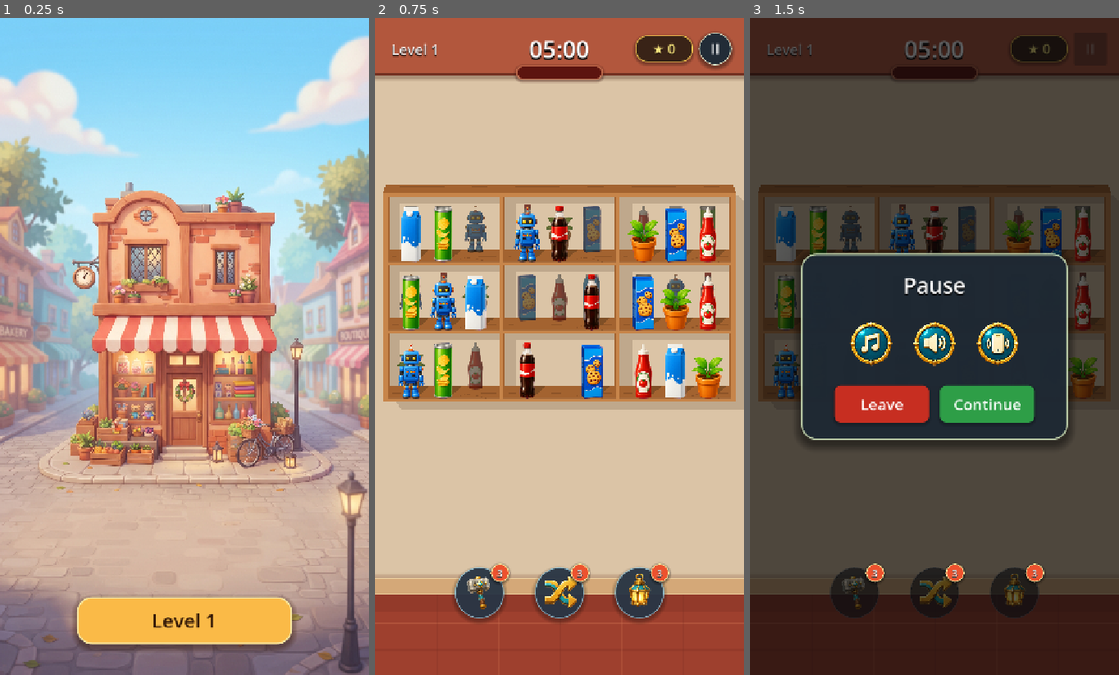
Above: before the commit, frames 1-3 (left to right).
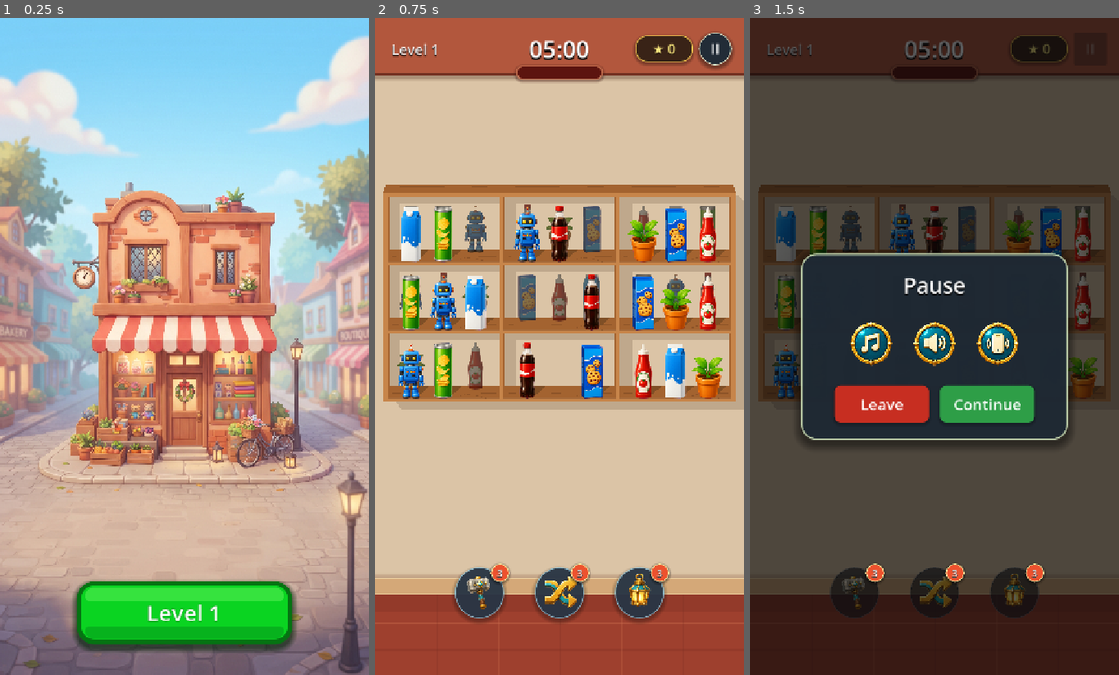
Above: after the commit, the same moments.

Repository: vladeque/sorting-puzzle
Game: Godot game, scene res://scenes/main_menu.tscn
The game is run twice, just before and just after one commit, with the same random seed, the same clock (stepped at 60 frames per second) and the same inputs.
Inputs:
- Up to frame 1 (0.25 s): no input
- Up to frame 2 (0.75 s): click "Level 1" at 0.5 s
- Up to frame 3 (1.5 s): click "II" at 1.25 s

The runs differ from the first frame. In frame 1, 6.3% of the frame differs, in the area x 19-81%, y 85-97%; in frame 2, nothing differs; in frame 3, nothing differs.

Commit message:
Restyle production level button

Diff:
--- a/scenes/main_menu.tscn
+++ b/scenes/main_menu.tscn
@@ -1,64 +1,84 @@
-[gd_scene load_steps=7 format=3]
+[gd_scene load_steps=9 format=3]
 
 [ext_resource type="Texture2D" uid="uid://dwm7nk7sd3tou" path="res://assets/backgrounds/main_menu.jpeg" id="1_background"]
 [ext_resource type="Script" path="res://scripts/production_main_menu.gd" id="2_menu_script"]
 
 [sub_resource type="StyleBoxFlat" id="StyleBoxFlat_level_button_normal"]
-bg_color = Color(0.98, 0.73, 0.28, 1)
-border_width_left = 3
-border_width_top = 3
-border_width_right = 3
-border_width_bottom = 3
-border_color = Color(1, 0.94, 0.65, 0.95)
-corner_radius_top_left = 28
-corner_radius_top_right = 28
-corner_radius_bottom_right = 28
-corner_radius_bottom_left = 28
-shadow_color = Color(0.2, 0.08, 0.02, 0.42)
+bg_color = Color(0.04, 0.83, 0.13, 1)
+border_width_left = 8
+border_width_top = 8
+border_width_right = 8
+border_width_bottom = 10
+border_color = Color(0.02, 0.45, 0.07, 1)
+corner_radius_top_left = 32
+corner_radius_top_right = 32
+corner_radius_bottom_right = 32
+corner_radius_bottom_left = 32
+shadow_color = Color(0, 0.12, 0.02, 0.58)
 shadow_size = 12
-shadow_offset = Vector2(0, 6)
+shadow_offset = Vector2(0, 7)
+anti_aliasing_size = 1.0
 
 [sub_resource type="StyleBoxFlat" id="StyleBoxFlat_level_button_pressed"]
-bg_color = Color(0.82, 0.48, 0.15, 1)
-border_width_left = 3
-border_width_top = 3
-border_width_right = 3
-border_width_bottom = 3
-border_color = Color(1, 0.88, 0.48, 1)
-corner_radius_top_left = 28
-corner_radius_top_right = 28
-corner_radius_bottom_right = 28
-corner_radius_bottom_left = 28
-shadow_color = Color(0.16, 0.05, 0.01, 0.32)
+bg_color = Color(0.02, 0.65, 0.1, 1)
+border_width_left = 8
+border_width_top = 8
+border_width_right = 8
+border_width_bottom = 10
+border_color = Color(0.01, 0.32, 0.05, 1)
+corner_radius_top_left = 32
+corner_radius_top_right = 32
+corner_radius_bottom_right = 32
+corner_radius_bottom_left = 32
+shadow_color = Color(0, 0.08, 0.01, 0.48)
 shadow_size = 8
 shadow_offset = Vector2(0, 4)
+anti_aliasing_size = 1.0
 
 [sub_resource type="StyleBoxFlat" id="StyleBoxFlat_level_button_hover"]
-bg_color = Color(1, 0.8, 0.35, 1)
-border_width_left = 3
-border_width_top = 3
-border_width_right = 3
-border_width_bottom = 3
-border_color = Color(1, 0.96, 0.72, 1)
-corner_radius_top_left = 28
-corner_radius_top_right = 28
-corner_radius_bottom_right = 28
-corner_radius_bottom_left = 28
-shadow_color = Color(0.2, 0.08, 0.02, 0.42)
+bg_color = Color(0.1, 0.92, 0.17, 1)
+border_width_left = 8
+border_width_top = 8
+border_width_right = 8
+border_width_bottom = 10
+border_color = Color(0.03, 0.52, 0.08, 1)
+corner_radius_top_left = 32
+corner_radius_top_right = 32
+corner_radius_bottom_right = 32
+corner_radius_bottom_left = 32
+shadow_color = Color(0, 0.12, 0.02, 0.58)
 shadow_size = 12
-shadow_offset = Vector2(0, 6)
+shadow_offset = Vector2(0, 7)
+anti_aliasing_size = 1.0
 
 [sub_resource type="StyleBoxFlat" id="StyleBoxFlat_level_button_disabled"]
-bg_color = Color(0.34, 0.34, 0.34, 0.8)
-border_width_left = 3
-border_width_top = 3
-border_width_right = 3
-border_width_bottom = 3
-border_color = Color(0.8, 0.8, 0.8, 0.45)
-corner_radius_top_left = 28
-corner_radius_top_right = 28
-corner_radius_bottom_right = 28
-corner_radius_bottom_left = 28
+bg_color = Color(0.22, 0.46, 0.24, 0.8)
+border_width_left = 8
+border_width_top = 8
+border_width_right = 8
+border_width_bottom = 10
+border_color = Color(0.12, 0.26, 0.13, 0.82)
+corner_radius_top_left = 32
+corner_radius_top_right = 32
+corner_radius_bottom_right = 32
+corner_radius_bottom_left = 32
+anti_aliasing_size = 1.0
+
+[sub_resource type="StyleBoxFlat" id="StyleBoxFlat_level_button_gloss"]
+bg_color = Color(0.55, 1, 0.46, 0.34)
+corner_radius_top_left = 22
+corner_radius_top_right = 22
+corner_radius_bottom_right = 14
+corner_radius_bottom_left = 14
+anti_aliasing_size = 1.0
+
+[sub_resource type="StyleBoxFlat" id="StyleBoxFlat_level_button_bottom_shade"]
+bg_color = Color(0, 0.42, 0.08, 0.32)
+corner_radius_top_left = 12
+corner_radius_top_right = 12
+corner_radius_bottom_right = 24
+corner_radius_bottom_left = 24
+anti_aliasing_size = 1.0
 
 [node name="ProductionMainMenu" type="Control"]
 layout_mode = 3
@@ -89,7 +109,7 @@
 anchor_right = 1.0
 anchor_bottom = 1.0
 offset_left = 48.0
-offset_top = -160.0
+offset_top = -190.0
 offset_right = -48.0
 offset_bottom = -52.0
 grow_horizontal = 2
@@ -97,17 +117,49 @@
 
 [node name="LevelButton" type="Button" parent="BottomBar"]
 unique_name_in_owner = true
-custom_minimum_size = Vector2(420, 92)
+custom_minimum_size = Vector2(420, 122)
 layout_mode = 2
 size_flags_horizontal = 4
 size_flags_vertical = 4
-theme_override_colors/font_color = Color(0.18, 0.08, 0.02, 1)
-theme_override_colors/font_pressed_color = Color(0.12, 0.05, 0.01, 1)
-theme_override_colors/font_hover_color = Color(0.18, 0.08, 0.02, 1)
-theme_override_colors/font_disabled_color = Color(0.86, 0.86, 0.86, 0.7)
-theme_override_font_sizes/font_size = 38
+theme_override_colors/font_color = Color(1, 1, 1, 1)
+theme_override_colors/font_pressed_color = Color(0.92, 1, 0.9, 1)
+theme_override_colors/font_hover_color = Color(1, 1, 1, 1)
+theme_override_colors/font_disabled_color = Color(0.82, 0.92, 0.82, 0.72)
+theme_override_colors/font_outline_color = Color(0.03, 0.25, 0.04, 0.95)
+theme_override_colors/font_shadow_color = Color(0.01, 0.18, 0.03, 0.72)
+theme_override_constants/outline_size = 3
+theme_override_constants/shadow_offset_x = 0
+theme_override_constants/shadow_offset_y = 4
+theme_override_font_sizes/font_size = 44
 theme_override_styles/normal = SubResource("StyleBoxFlat_level_button_normal")
 theme_override_styles/hover = SubResource("StyleBoxFlat_level_button_hover")
 theme_override_styles/pressed = SubResource("StyleBoxFlat_level_button_pressed")
 theme_override_styles/disabled = SubResource("StyleBoxFlat_level_button_disabled")
 text = "Level 1"
+
+[node name="GlossHighlight" type="Panel" parent="BottomBar/LevelButton"]
+layout_mode = 1
+anchors_preset = 10
+anchor_right = 1.0
+offset_left = 16.0
+offset_top = 12.0
+offset_right = -16.0
+offset_bottom = 39.0
+grow_horizontal = 2
+mouse_filter = 2
+theme_override_styles/panel = SubResource("StyleBoxFlat_level_button_gloss")
+
+[node name="BottomShade" type="Panel" parent="BottomBar/LevelButton"]
+layout_mode = 1
+anchors_preset = 12
+anchor_top = 1.0
+anchor_right = 1.0
+anchor_bottom = 1.0
+offset_left = 16.0
+offset_top = -34.0
+offset_right = -16.0
+offset_bottom = -12.0
+grow_horizontal = 2
+grow_vertical = 0
+mouse_filter = 2
+theme_override_styles/panel = SubResource("StyleBoxFlat_level_button_bottom_shade")
--- a/scripts/production_main_menu.gd
+++ b/scripts/production_main_menu.gd
@@ -4,7 +4,7 @@
 const MIN_LEVEL := 1
 const MAX_LEVEL := 10
 const PRODUCTION_MENU_SCENE := "res://scenes/main_menu.tscn"
-const BOTTOM_BAR_HEIGHT := 160.0
+const BOTTOM_BAR_HEIGHT := 190.0
 const BOTTOM_MARGIN := 52.0
 const SIDE_MARGIN := 48.0
 const LEVEL_BUTTON_MAX_WIDTH := 420.0
Not shown, added: scripts/production_main_menu.gd.uid
Not shown, changed: docs/SCENES.md
